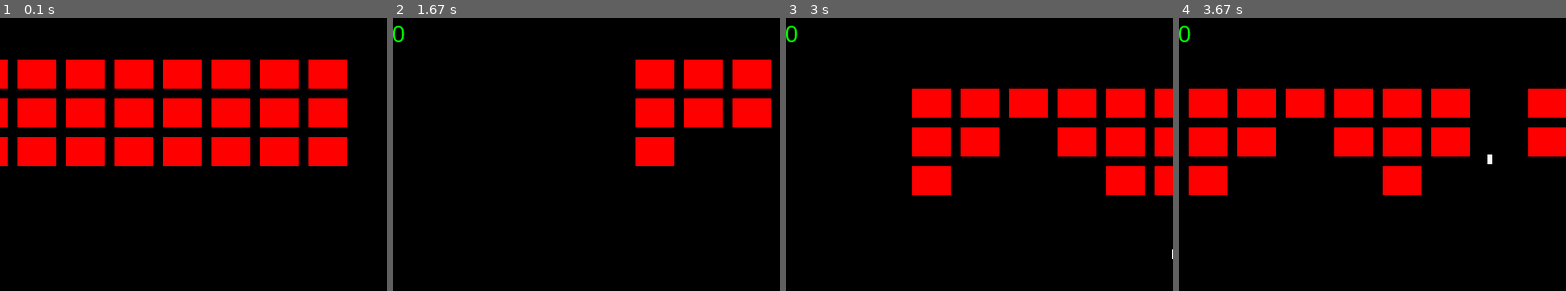
Above: before the commit, frames 1-4 (left to right).
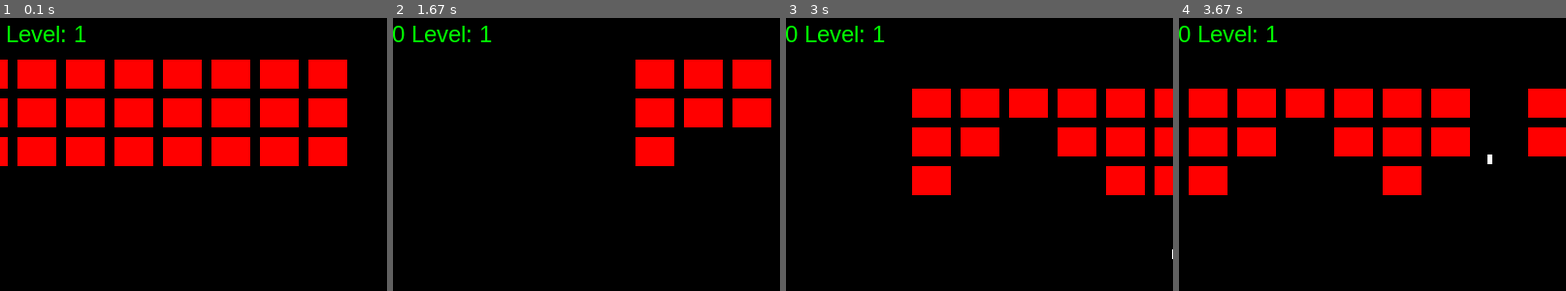
Above: after the commit, the same moments.

Repository: aknim/pygame-space-shooter
Game: pygame game, started from space_shooter.py
Two runs of this game, one before a commit and one after it. Both use one fixed random seed, a clock stepped at 60 frames per second and the inputs below.
Inputs:
- Up to frame 1 (0.1 s): no input
- Up to frame 2 (1.67 s): tap Space at 0.33, 0.73, 1.03, 1.23, 1.53 s; hold Right 0.67-1.13 s; hold Right 1.17-1.63 s
- Up to frame 3 (3 s): hold Left 1.67-2.2 s; tap Space at 1.73, 2.03, 2.3, 2.6, 2.73 s; hold Left 2.23-2.63 s; hold Right from 2.67 s (still down)
- Up to frame 4 (3.67 s): tap Space at 3.03, 3.4 s; release Right at 3.3 s; hold Left from 3.33 s (still down)
The pictures show only the part of the screen within x 12-62%, y 1-51%; the shares and areas given below are measured in that part.

The runs differ from the first frame. In frame 1, 0.4% of the frame differs, in the area x 2-23%, y 2-9%; in frame 2, 0.4%; in frame 3, 0.4%; in frame 4, 0.4%.

Commit message:
Day 2.2 Added levels with more enemies and speed

Diff:
--- a/space_shooter.py
+++ b/space_shooter.py
@@ -30,23 +30,28 @@
 
 # Enemy settings
 enemy_width, enemy_height = 40, 30
-enemy_rows = 3
-enemy_cols = 8
 enemy_padding = 10
 enemy_speed = 3
 enemies = []
 enemy_direction = 1
 
 # Create enemies
-start_x = 50
-start_y = 50
-for row in range(enemy_rows):
-    for col in range(enemy_cols):
-        x = start_x + col * (enemy_width + enemy_padding)
-        y = start_y + row * (enemy_height + enemy_padding)
-        enemies.append(pygame.Rect(x, y, enemy_width, enemy_height))
+def create_enemies(rows, cols, speed):
+    global enemies, enemy_speed
+    start_x = 50
+    start_y = 50
+    enemies = []
+    enemy_speed = speed
+    for row in range(rows):
+        for col in range(cols):
+            x = start_x + col * (enemy_width + enemy_padding)
+            y = start_y + row * (enemy_height + enemy_padding)
+            enemies.append(pygame.Rect(x, y, enemy_width, enemy_height))
+
+create_enemies(3, 8, enemy_speed)
 
 score = 0
+level = 1
 
 running = True
 while running:
@@ -94,6 +99,11 @@
                 score +=10
                 break
 
+    # Check if all enemies are destroyed
+    if not enemies:
+        level += 1
+        create_enemies(3 + level, 8, enemy_speed + level // 2) # More rows, greater speeds
+
     # Draw bullets
     for bullet in bullets:
         pygame.draw.rect(screen, WHITE, bullet)
@@ -105,7 +115,7 @@
     pygame.draw.rect(screen, WHITE, (player_x, player_y, player_width, player_height))
 
     # Display score
-    score_text = font.render(f"Score: {score}", True, GREEN)
+    score_text = font.render(f"Score: {score} Level: {level}", True, GREEN)
     screen.blit(score_text, (10, 10))
 
     pygame.display.flip()
